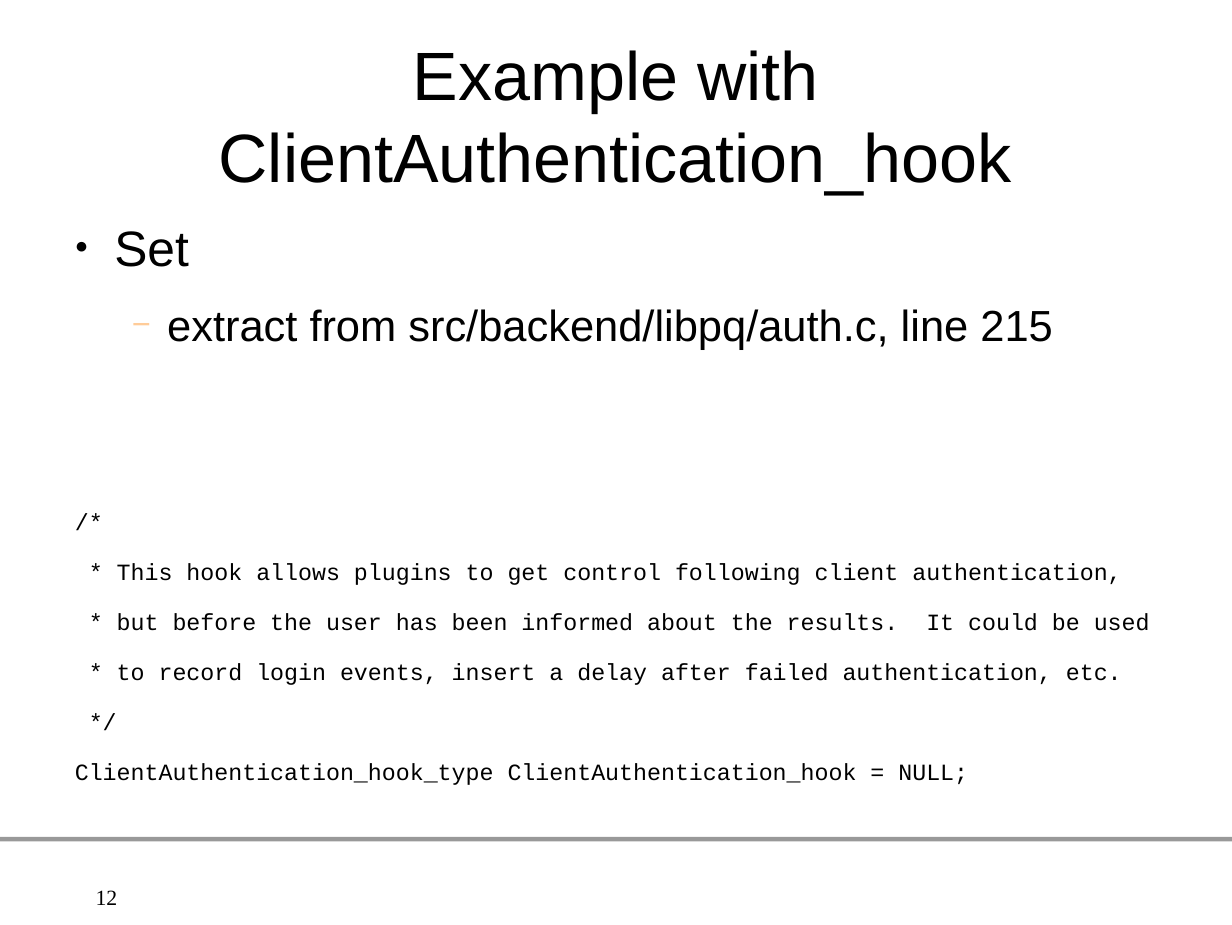
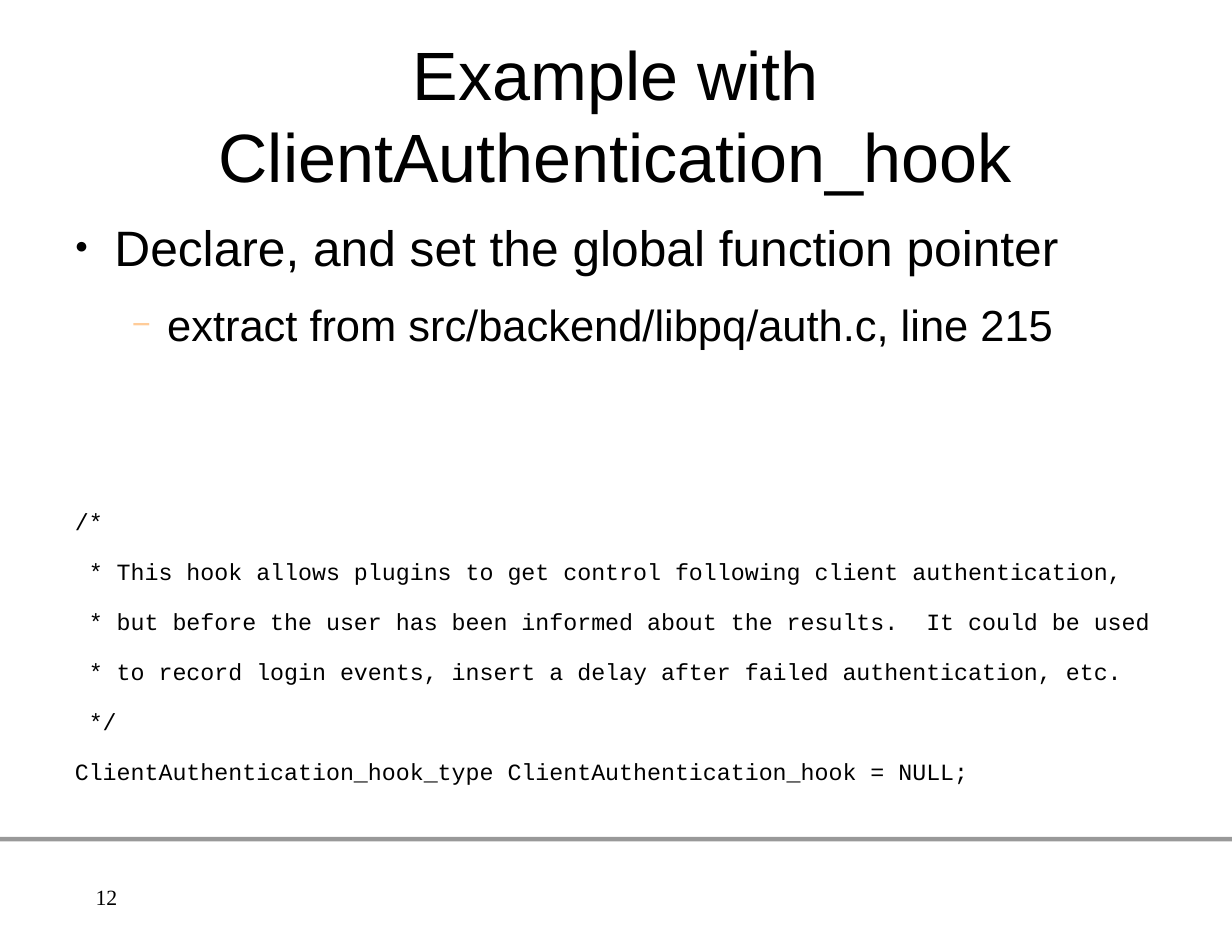
Before and after one commit to gleu/Hooks-in-PostgreSQL, a slide deck: slide 12 of hooks_in_postgresql.odp. Drawn at 1232x925 pixels with LibreOffice and Linux fonts; fonts in the diff are those of the drawing; background and template pictures are left out. Boxes give left, top, right and bottom in pixels: in the first picture for what was removed or moved away, otherwise in the second. Text is boxed around its words. In the diff, an @@ line names an element or a change of style, - is before the commit and + after.

```diff
--- a/hooks_in_postgresql.odp
+++ b/hooks_in_postgresql.odp
@@ text at (114,230,1059,275): text changed @@
-● Set
+● Declare, and set the global function pointer
```
Also in this commit, not shown: 14 other slides changed, 2 slides added, 4 other files.
